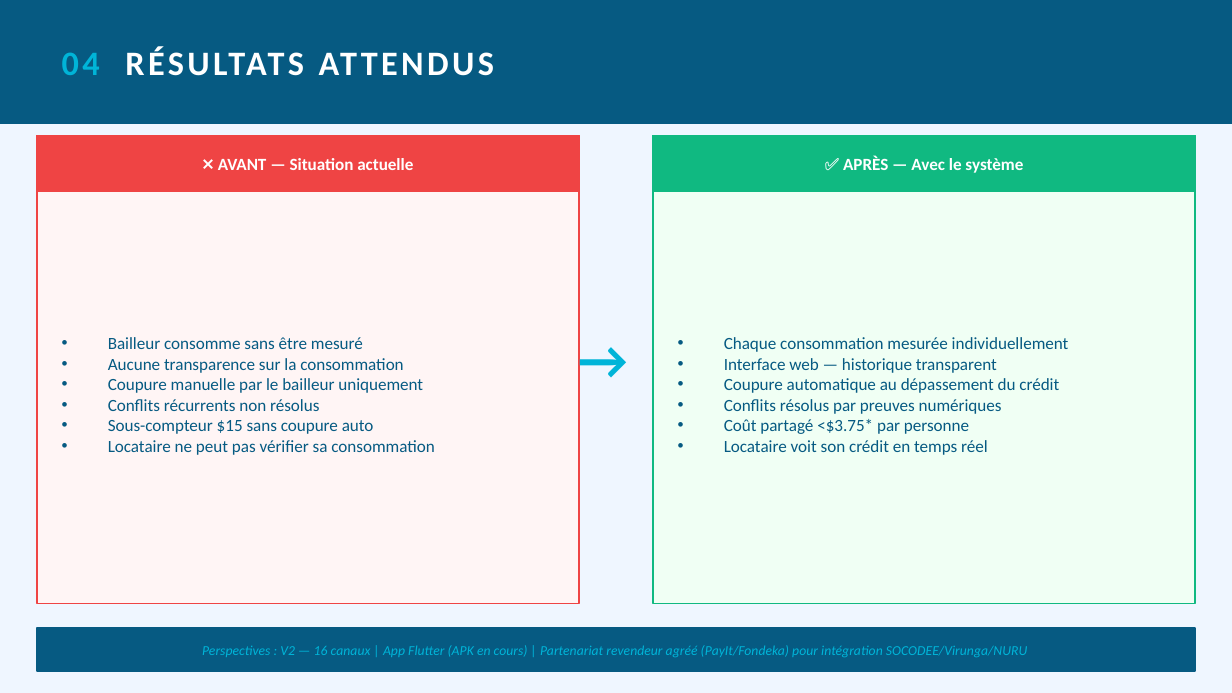
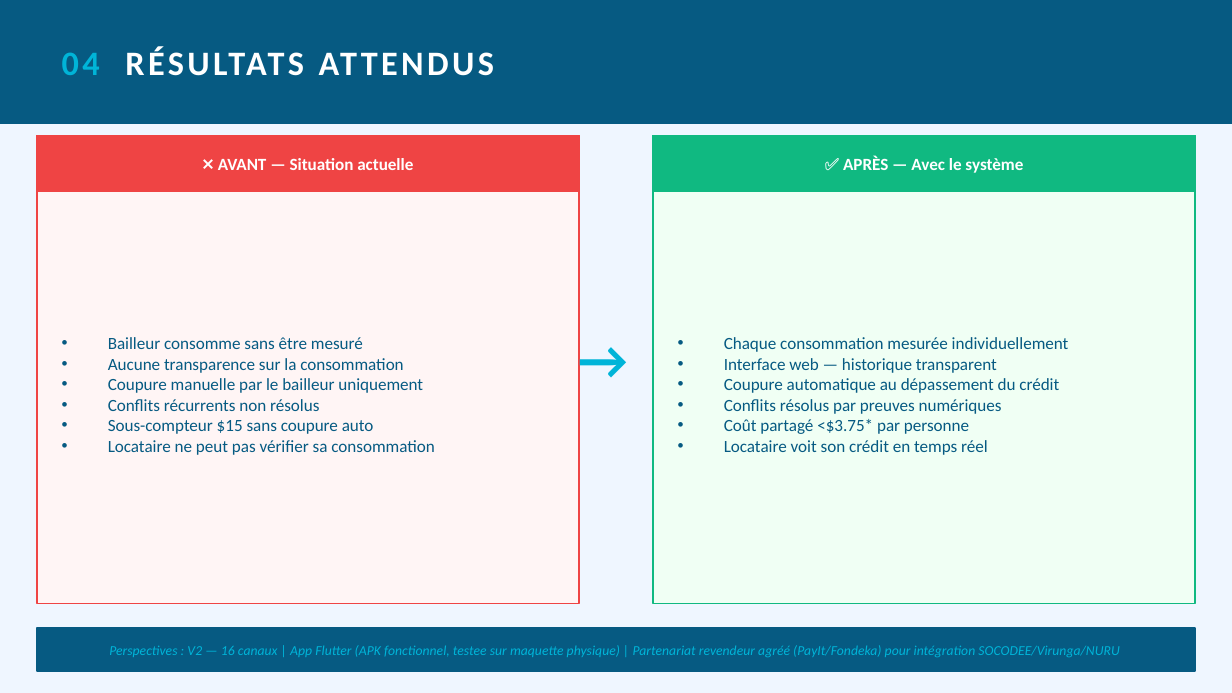
Before and after one commit to Samuelmathe/TFC-Multicanal-Goma, a slide deck: slide 10 of presentation/TFC_Departageur_Intelligent.pptx. Drawn at 1232x693 pixels with LibreOffice and Linux fonts; fonts in the diff are those of the drawing. Boxes give left, top, right and bottom in pixels: in the first picture for what was removed or moved away, otherwise in the second. Text is boxed around its words. In the diff, an @@ line names an element or a change of style, - is before the commit and + after.

```diff
--- a/presentation/TFC_Departageur_Intelligent.pptx
+++ b/presentation/TFC_Departageur_Intelligent.pptx
@@ text at [109,645,1119,657]: text changed @@
-Perspectives : V2 — 16 canaux | App Flutter (APK en cours) | Partenariat revendeur agréé (PayIt/Fondeka) pour intégration SOCODEE/Virunga/NURU
+Perspectives : V2 — 16 canaux | App Flutter (APK fonctionnel, testee sur maquette physique) | Partenariat revendeur agréé (PayIt/Fondeka) pour intégration SOCODEE/Virunga/NURU
```
Also in this commit, not shown: 3 other slides changed, 13 other files.
